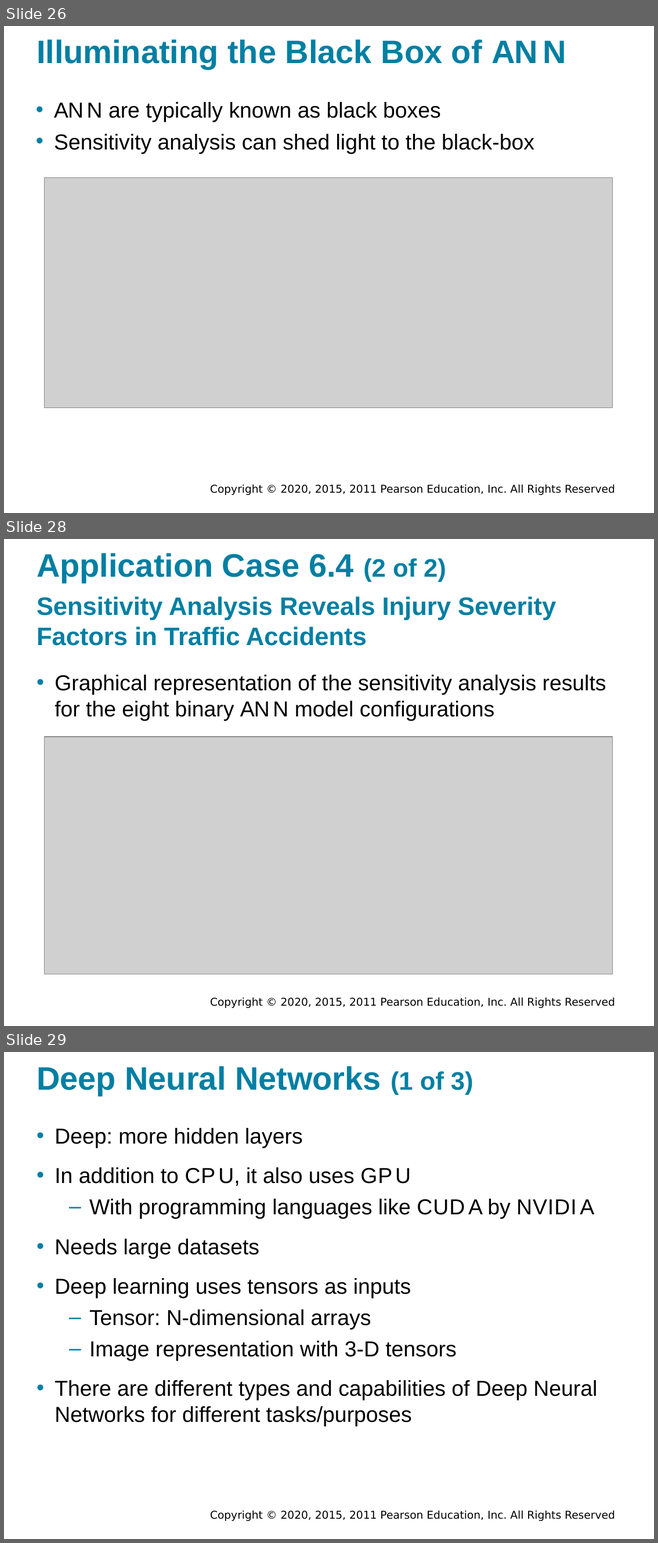
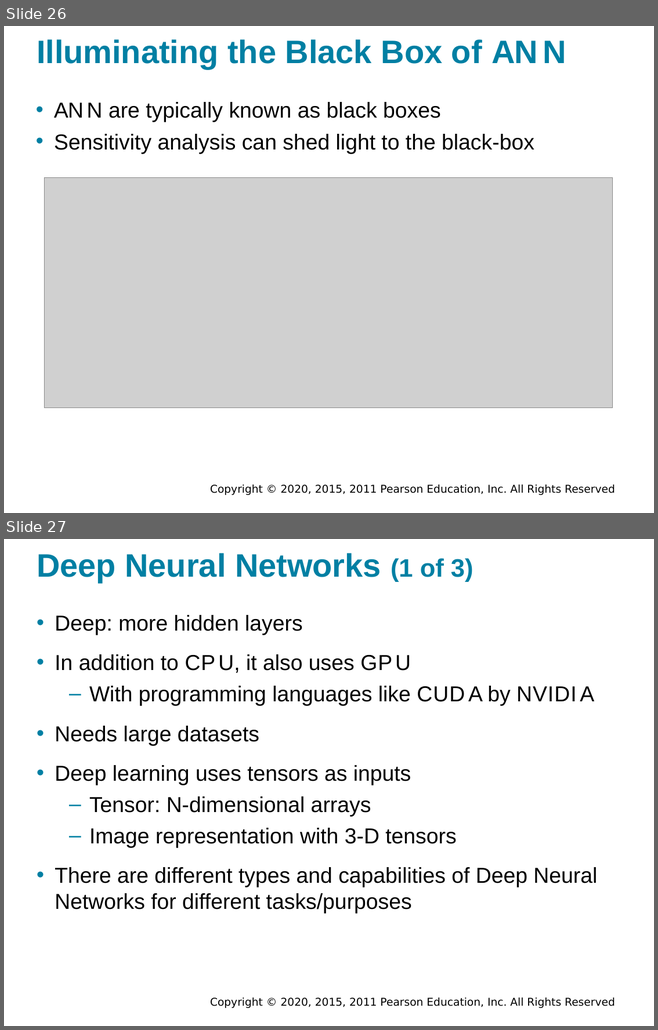
Before and after one commit to walkman617/DS2021, a slide deck: Slides/Sharda_11e_full_accessible_ppt_06.pptx. Shown one above the other, each under a label of ours: slides 26, 28 and 29 before the commit, slides 26 and 27 after it; the slides between them are not shown. The pictures are 658x1543 and 658x1030 pixels, drawn with LibreOffice and Linux fonts; fonts in the diff are those of the drawing; grey boxes stand for pictures; background and template pictures are left out. Boxes give left, top, right and bottom in pixels: in the first picture for what was removed or moved away, otherwise in the second. Text is boxed around its words. In the diff, an @@ line names an element or a change of style, - is before the commit and + after.

```diff
--- a/Slides/Sharda_11e_full_accessible_ppt_06.pptx
+++ b/Slides/Sharda_11e_full_accessible_ppt_06.pptx
@@ slide 28 removed at [4, 539, 654, 1026], background #FFFFFF; not listed: 1 template element that a slide beside it also shows @@
@@ title removed at [36, 553, 446, 583] @@
-Application Case 6.4 (2 of 2)
@@ text removed at [36, 596, 556, 646] @@
-Sensitivity Analysis Reveals Injury Severity Factors in Traffic Accidents
@@ text removed at [54, 675, 606, 721] @@
-• Graphical representation of the sensitivity analysis results for the eight binary A N N model configurations
@@ picture removed at [44, 737, 612, 975] @@
@@ what was slide 29 is now slide 27 @@
```
Also in this commit, not shown: 2 other slides removed.
